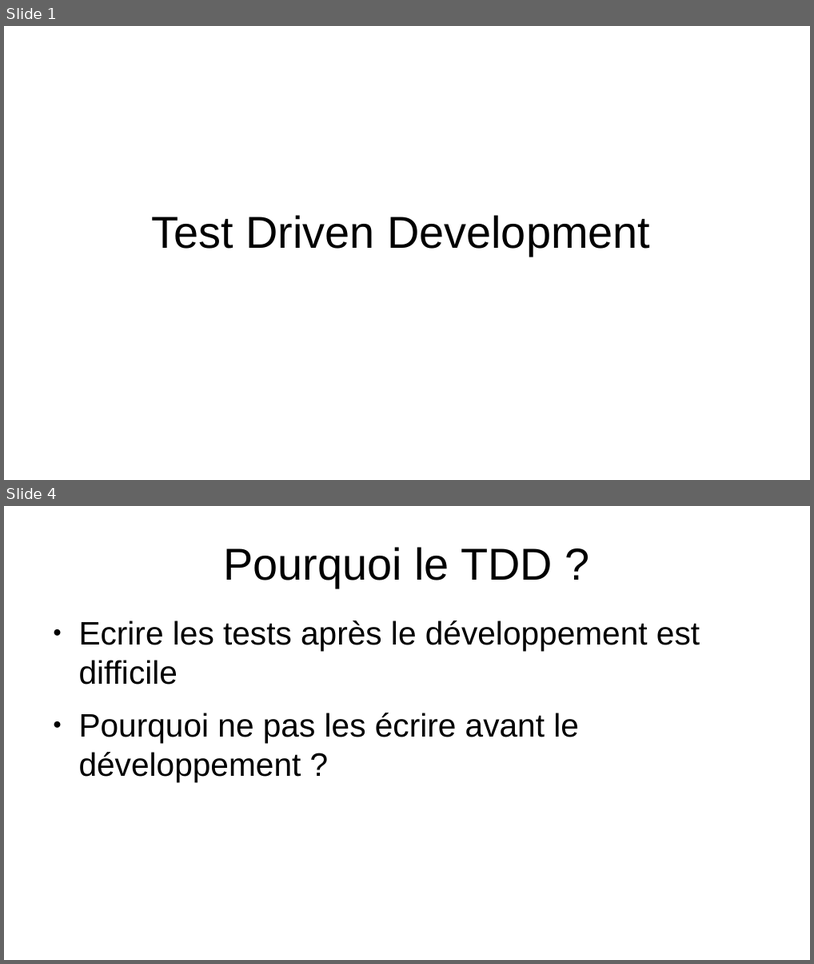
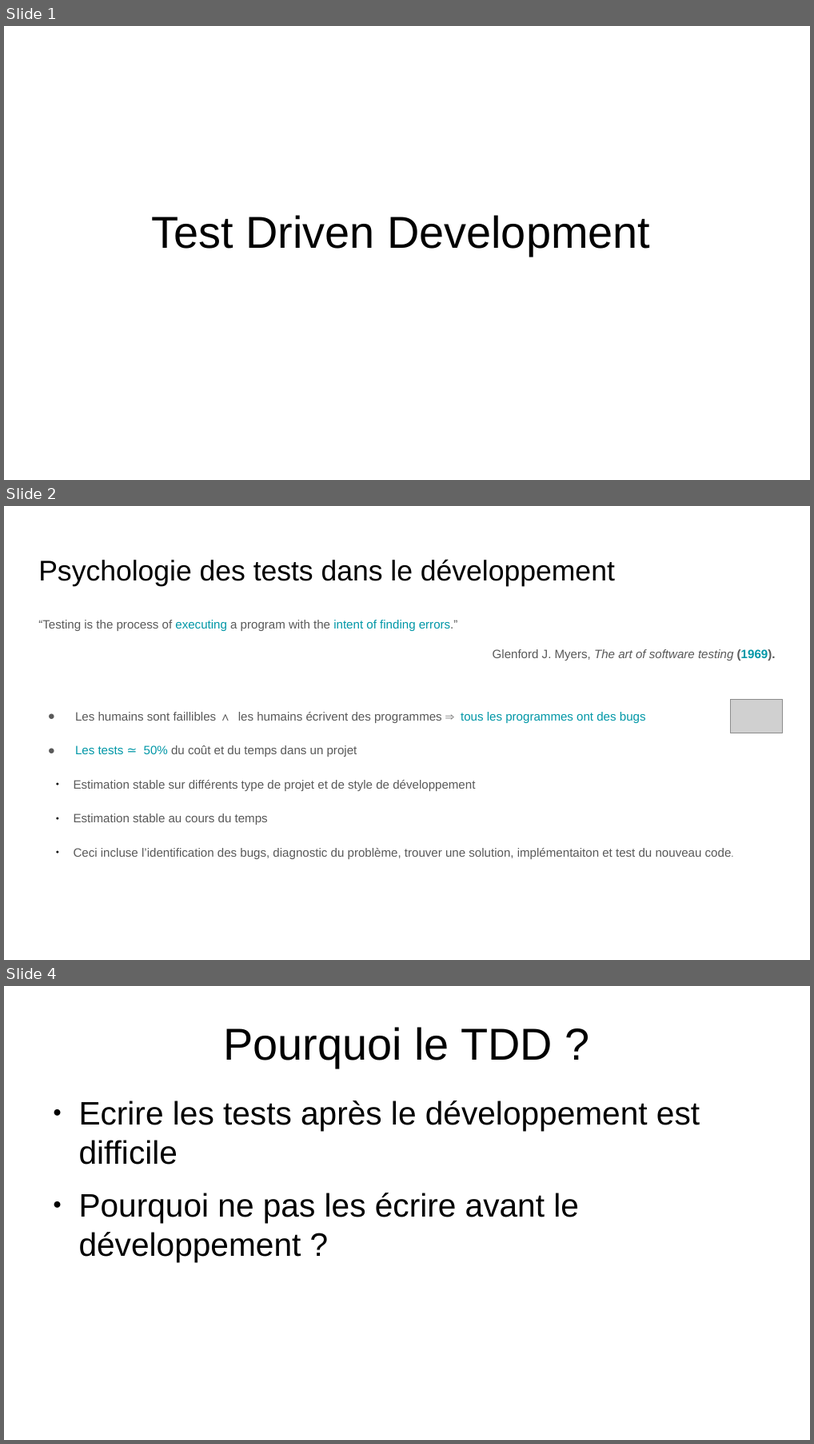
Before and after one commit to ymettraux/Projet_CLP, a slide deck: CLP_2.pptx. Shown one above the other, each under a label of ours: slides 1 and 4 before the commit, slides 1, 2 and 4 after it; the slides between them are not shown. The pictures are 814x964 and 814x1444 pixels, drawn with LibreOffice and Linux fonts; fonts in the diff are those of the drawing; grey boxes stand for pictures. Boxes give left, top, right and bottom in pixels: in the first picture for what was removed or moved away, otherwise in the second. Text is boxed around its words. In the diff, an @@ line names an element or a change of style, - is before the commit and + after.

```diff
--- a/CLP_2.pptx
+++ b/CLP_2.pptx
@@ slide 2 added at bbox=[4, 506, 810, 960], background #FFFFFF @@
@@ text added at bbox=[38, 559, 615, 587], 28 pt, text #000000 @@
+Psychologie des tests dans le développement
@@ text added at bbox=[38, 620, 776, 859], 11.9 pt, text #595959 @@
+“Testing is the process of executing a program with the intent of finding errors.”
+Glenford J. Myers, The art of software testing (1969).
+● Les humains sont faillibles ∧ les humains écrivent des programmes ⇒ tous les programmes ont des bugs
+● Les tests ≃ 50% du coût et du temps dans un projet
+  ● Estimation stable sur différents type de projet et de style de développement
+  ● Estimation stable au cours du temps
+  ● Ceci incluse l’identification des bugs, diagnostic du problème, trouver une solution, implémentaiton et test du nouveau code.
@@ picture added at bbox=[731, 699, 783, 733] @@
```
Also in this commit, not shown: 1 slide changed, 4 other slides added, 2 slides removed, 1 other file.
